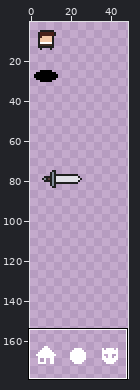
Sprite sheet: public/textures/atlas.png. Above, an overview of the earlier version with the close-up marked.
Close-up. Before:
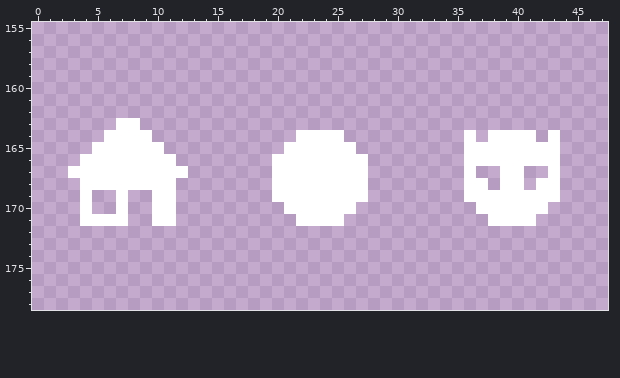
The file is 256x256 pixels. Shown: x 0..47, y 155..178. The wide view leaves out empty margins.
After:
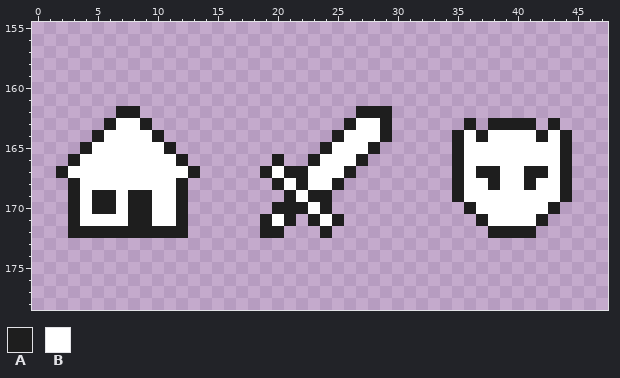
Palette (. is transparent): A #1e1e1e  B #ffffff
The edit:
y 162: x 7..8 .. -> AA; x 27..29 ... -> AAA
y 163: x 6 . -> A; x 9 . -> A; x 26..29 .... -> ABBA; x 36 . -> A; x 38..41 .... -> AAAA; x 43 . -> A
y 164: x 5 . -> A; x 10 . -> A; x 22..29 BBBB.... -> ...ABBBA; x 35 . -> A; x 37 . -> A; x 42 . -> A; x 44 . -> A
y 165: x 4 . -> A; x 11 . -> A; x 21..24 BBBB -> ...A; x 27..28 .. -> BA; x 35 . -> A; x 44 . -> A
y 166: x 3 . -> A; x 12 . -> A; x 20..23 BBBB -> A..A; x 27 B -> A; x 35 . -> A; x 44 . -> A
y 167: x 2 . -> A; x 13 . -> A; x 19 . -> A; x 21..22 BB -> AA; x 26..27 BB -> A.; x 35 . -> A; x 37..38 .. -> AA; x 41..42 .. -> AA; x 44 . -> A
y 168: x 3 . -> A; x 12 . -> A; x 20 B -> A; x 22 B -> A; x 25..27 BBB -> A..; x 35 . -> A; x 38 . -> A; x 41 . -> A; x 44 . -> A
y 169: x 3 . -> A; x 5..6 .. -> AA; x 8..9 .. -> AA; x 12 . -> A; x 20..21 BB -> .A; x 23..27 BBBBB -> AA...; x 35 . -> A; x 44 . -> A
y 170: x 3 . -> A; x 5..6 .. -> AA; x 8..9 .. -> AA; x 12 . -> A; x 20..22 .BB -> AAA; x 24..26 BBB -> A..; x 36 . -> A; x 43 . -> A
y 171: x 3 . -> A; x 8..9 .. -> AA; x 12 . -> A; x 19..23 ...BB -> ABA.A; x 25 B -> A; x 37 . -> A; x 42 . -> A
y 172: x 3..12 .......... -> AAAAAAAAAA; x 19..20 .. -> AA; x 24 . -> A; x 38..41 .... -> AAAA
